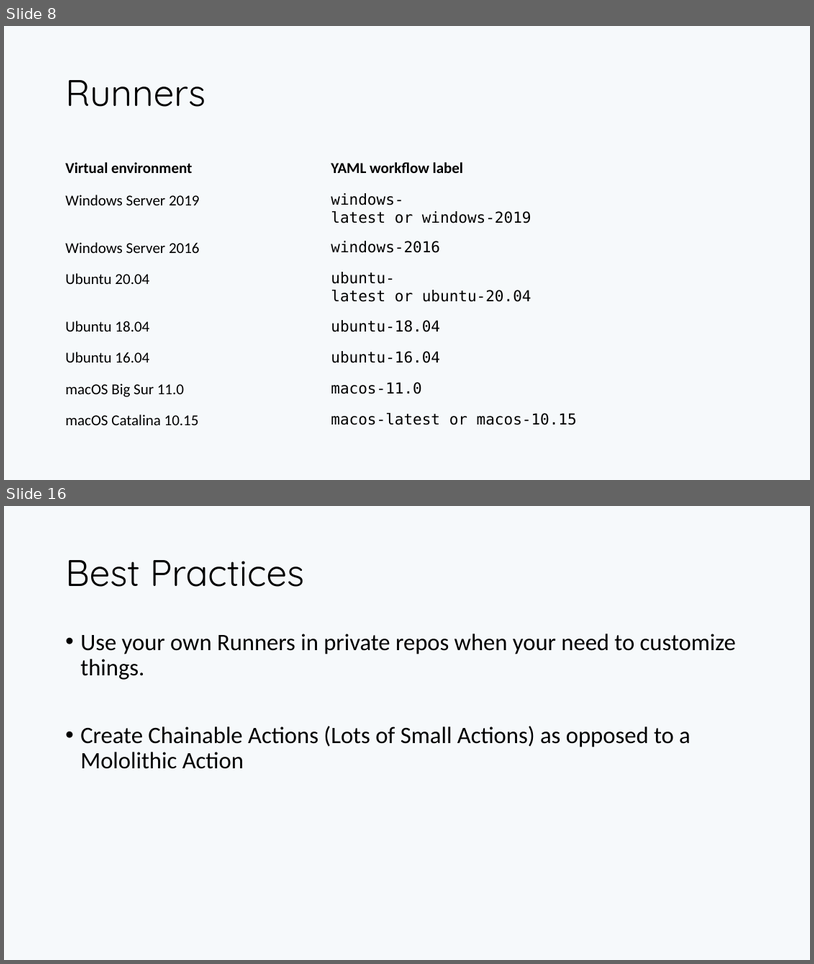
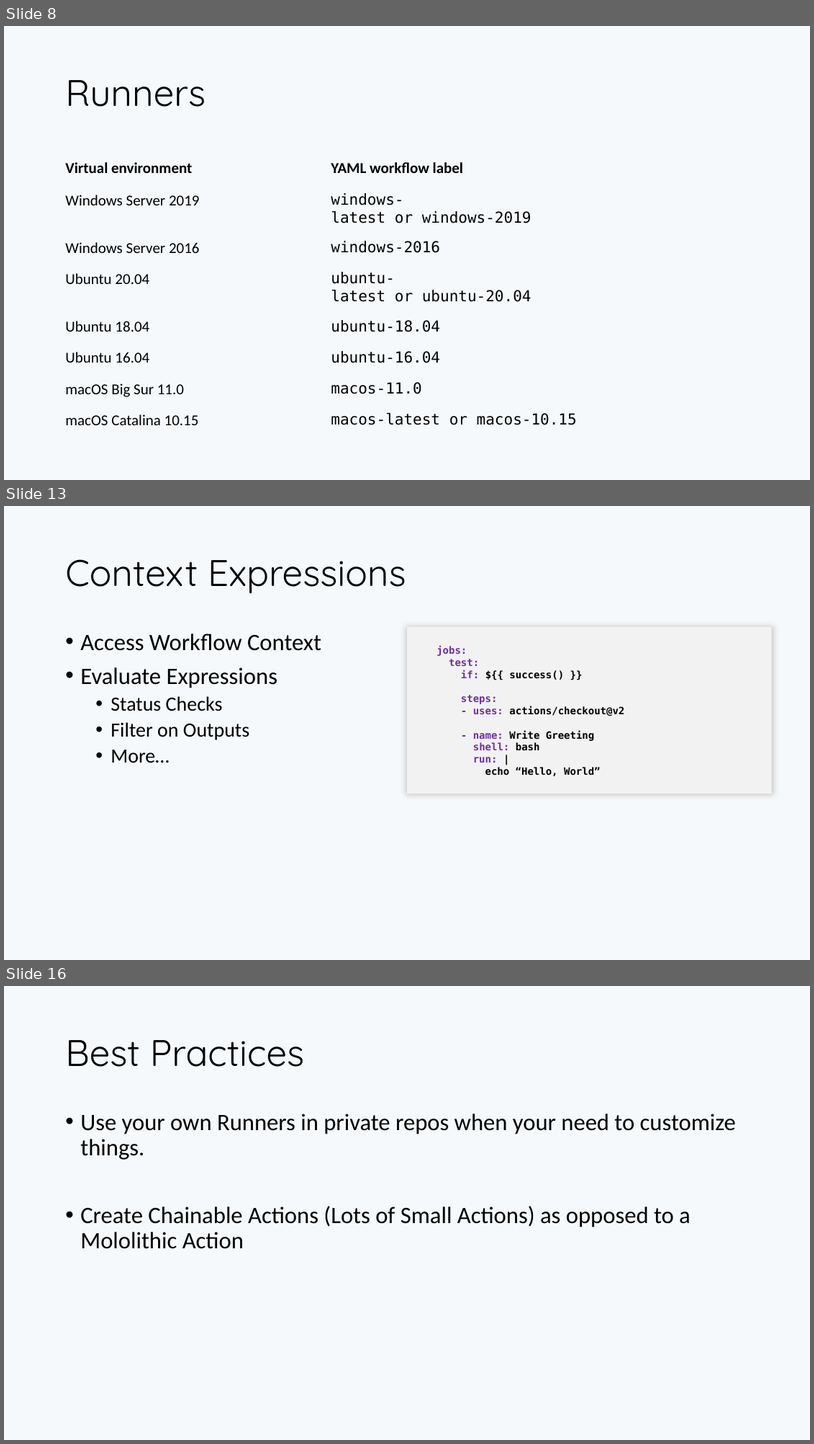
Before and after one commit to PaulRiviera/Demos, a slide deck: GitHub_Actions_101/Actions101.pptx. Shown one above the other, each under a label of ours: slides 8 and 16 before the commit, slides 8, 13 and 16 after it; the slides between them are not shown. The pictures are 814x964 and 814x1444 pixels, drawn with LibreOffice and Linux fonts; fonts in the diff are those of the drawing. Boxes give left, top, right and bottom in pixels: in the first picture for what was removed or moved away, otherwise in the second. Text is boxed around its words. In the diff, an @@ line names an element or a change of style, - is before the commit and + after.

```diff
--- a/GitHub_Actions_101/Actions101.pptx
+++ b/GitHub_Actions_101/Actions101.pptx
@@ slide 13 added at (4,506,810,960), background #F6F9FB @@
@@ title added at (65,559,406,594), 44 pt, text #000000 @@
+Context Expressions
@@ text added at (80,633,322,763), 28 pt, text #000000 @@
+• Access Workflow Context
+• Evaluate Expressions
+  • Status Checks
+  • Filter on Outputs
+  • More…
@@ rectangle added at (407,627,772,794), fill #F2F2F2 @@
@@ text added at (437,646,625,776), 12 pt, text #000000, bold @@
+jobs:
+test:
+if: ${{ success() }}
+steps:
+- uses: actions/checkout@v2
+- name: Write Greeting
+shell: bash
+run: |
+echo “Hello, World”
```
Also in this commit, not shown: 5 slides changed, 4 other slides added, 5 slides removed, 1 other file.
